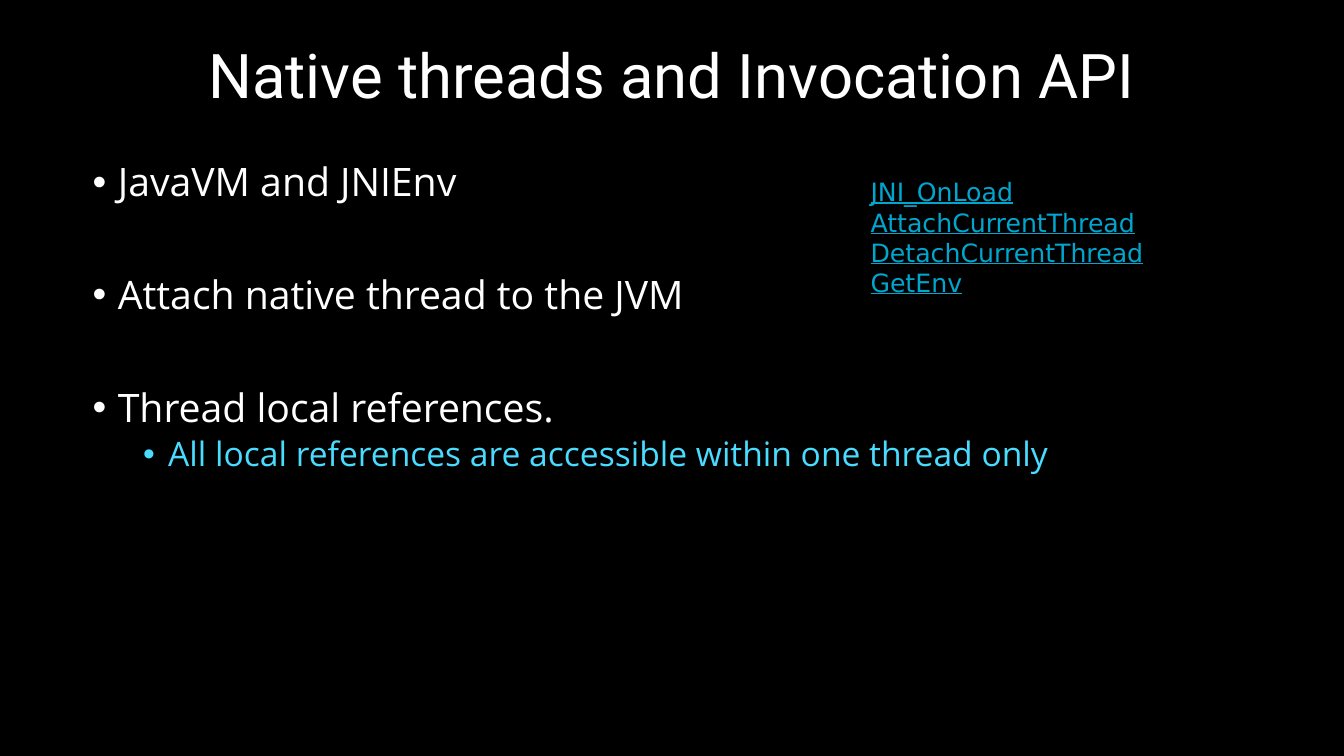
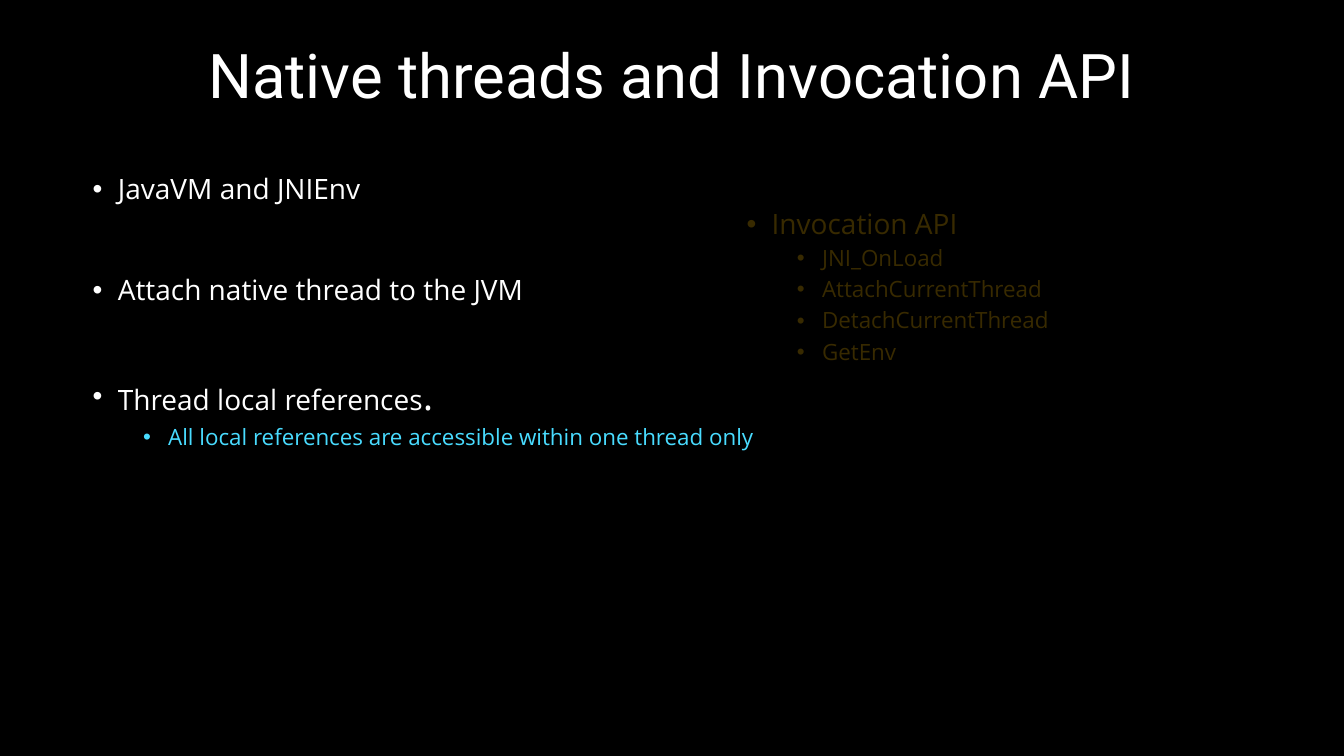
Before and after one commit to 9majka/NDK_presentation, a slide deck: slide 7 of NDK_SoftServeTheme.pptx. Drawn at 1344x756 pixels with LibreOffice and Linux fonts; fonts in the diff are those of the drawing; background and template pictures are left out. Boxes give left, top, right and bottom in pixels: in the first picture for what was removed or moved away, otherwise in the second. Text is boxed around its words. In the diff, an @@ line names an element or a change of style, - is before the commit and + after.

```diff
--- a/NDK_SoftServeTheme.pptx
+++ b/NDK_SoftServeTheme.pptx
@@ text "JavaVM and JNIEnv": place and size @@
-text "JavaVM and JNIEnv" at (118, 166, 1048, 474)
+text "JavaVM and JNIEnv" at (118, 177, 753, 450)
@@ text "JavaVM and JNIEnv" at (118, 177, 753, 450): size 28 to 20 pt in "JavaVM and JNIEnv", "Attach native thread to the JVM", "Thread local references."; size 24 to 16 pt in "All local references are accessible within one ..." @@
@@ rectangle added at (708, 187, 1227, 413), fill #000000 at 78% opacity @@
@@ text "Invocation API": place and size @@
-text "Invocation API" at (871, 182, 1144, 294)
+text "Invocation API" at (772, 214, 1048, 360)
@@ text at (772, 214, 957, 234): paragraph added @@
+• Invocation API
@@ text at (822, 249, 1048, 360): size 18 to 16 pt, font DejaVu Sans to Open Sans, text colour #00A6CE to #FFC000, underline off in "JNI_OnLoad", "AttachCurrentThread", "DetachCurrentThread", "GetEnv"; bullet none to •; line spacing 1 to 0.9; more space between paragraphs @@
```
Also in this commit, not shown: 9 other slides changed, 5 other files.
